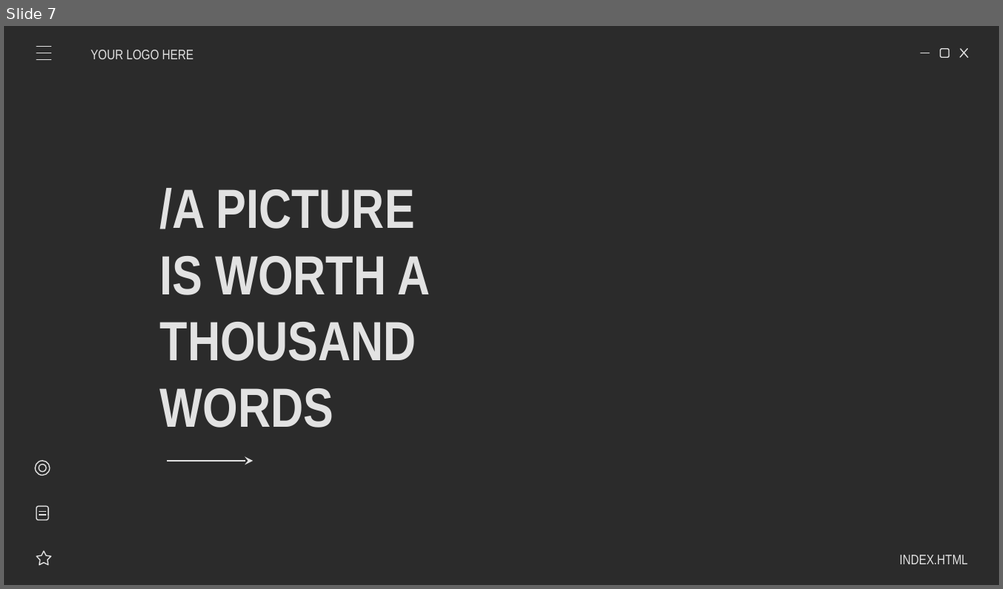
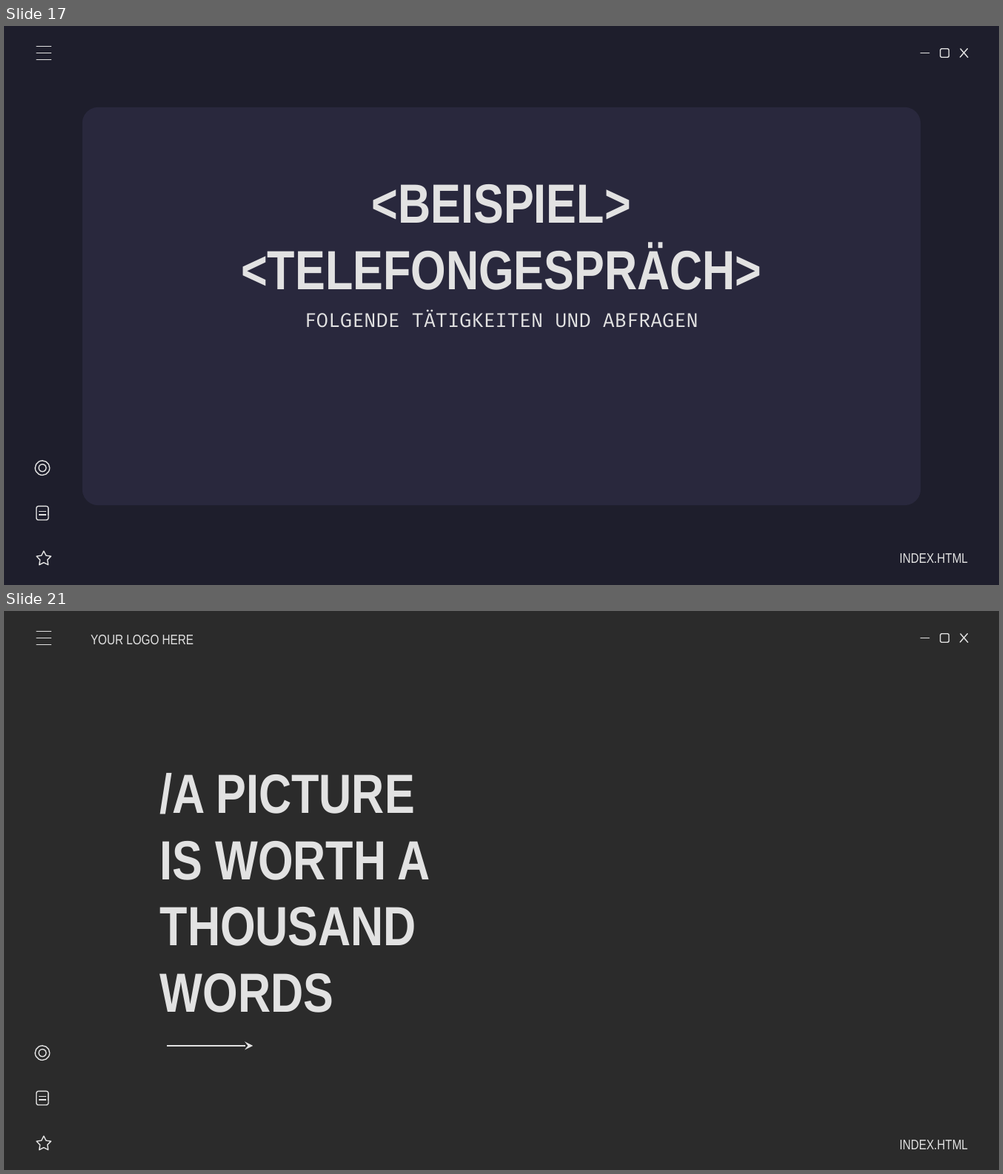
Before and after one commit to AlexanderSchallmeiner/Verhaltensdiagramme, a slide deck: Lukas Stranzinger/FlussdiagrammeV0.1.ppsx. Shown one above the other, each under a label of ours: slide 7 before the commit, slides 17 and 21 after it; the slides between them are not shown. The pictures are 1003x589 and 1003x1174 pixels, drawn with LibreOffice and Linux fonts; fonts in the diff are those of the drawing; background and template pictures are left out; a plain dark background stands for a picture behind light text. Boxes give left, top, right and bottom in pixels: in the first picture for what was removed or moved away, otherwise in the second. Text is boxed around its words. In the diff, an @@ line names an element or a change of style, - is before the commit and + after.

```diff
--- a/Lukas Stranzinger/FlussdiagrammeV0.1.ppsx
+++ b/Lukas Stranzinger/FlussdiagrammeV0.1.ppsx
@@ slide 17 added at <box>4,26,999,585</box>, background #1E1E2C; not listed: 4 template elements that a slide beside it also shows @@
@@ line added from (37, 47) to (51, 47), #E2E2E2 0.75 pt @@
@@ line added from (37, 60) to (51, 60), #E2E2E2 0.75 pt @@
@@ line added from (37, 53) to (51, 53), #E2E2E2 0.75 pt @@
@@ rounded rectangle added at <box>82,107,921,506</box>, fill #29283D @@
@@ title added at <box>241,184,761,290</box>, 40 pt, text #E2E2E2, bold @@
+<BEISPIEL>
+<TELEFONGESPRÄCH>
@@ subtitle added at <box>304,313,698,328</box>, 14 pt, text #E2E2E2 @@
+FOLGENDE TÄTIGKEITEN UND ABFRAGEN
@@ group added at <box>35,460,52,565</box>: 2 lines, 2 ellipses, 1 star, 1 rounded rectangle @@
@@ subtitle added at <box>899,554,967,563</box>, 10 pt, text #E2E2E2 @@
+INDEX.HTML
@@ what was slide 7 is now slide 21 @@
```
Also in this commit, not shown: 4 slides changed, 15 other slides added, 3 slides removed.
